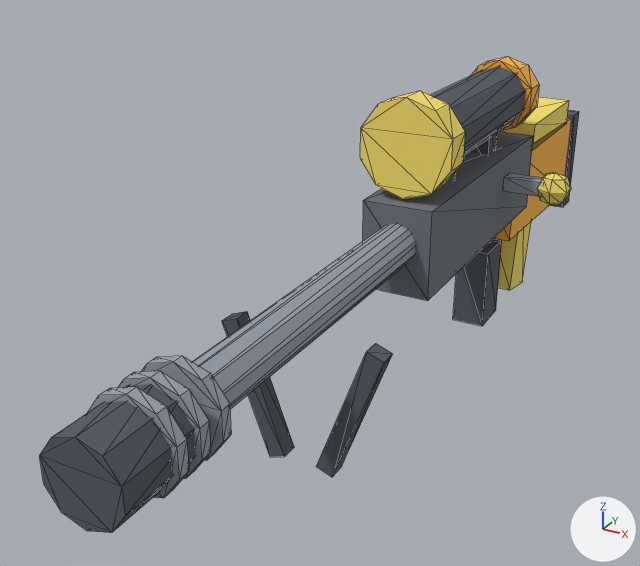
A saved change to the glTF model packages/client/public/models/weapons/weapon_sniper.glb.
One viewpoint serves both versions: a camera (50 mm lens) standing at (0.99, -3.22, 1.07) and looking at (-0.25, -0.97, -0.05). Every picture has the same lights, and +X, +Y and +Z are marked at lower right. The older version comes first. Mesh edges are drawn as thin lines. Vertices at exactly the same position are counted once.

In view in the first picture: 'weapon_sniper'.
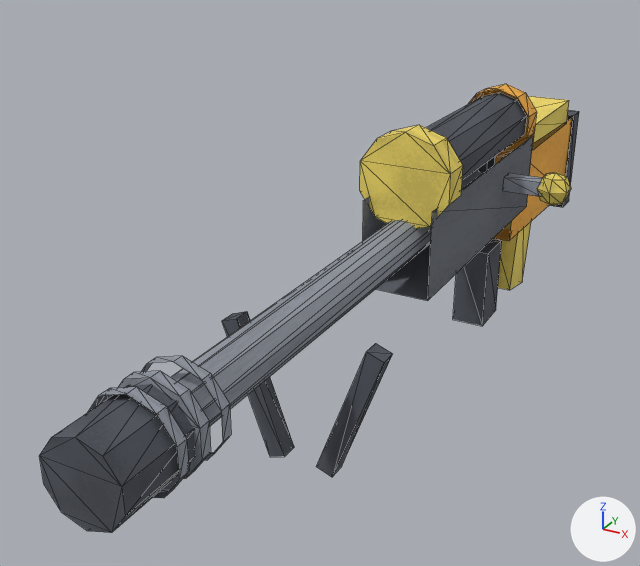
Boxes [x1, y1, x2, y2] around the edits, measured in the pictures (640 x 566 px):
```json
{"object": "weapon_sniper", "change": "reshaped", "before": [39, 56, 579, 533], "after": [39, 84, 579, 533]}
{"part": 1, "of": "me_weapon_sniper", "change": "rebuilt", "before": [472, 56, 539, 131], "after": [468, 84, 536, 158]}
{"part": 2, "of": "me_weapon_sniper", "change": "rebuilt", "before": [431, 66, 526, 155], "after": [426, 92, 526, 180]}
{"part": 3, "of": "me_weapon_sniper", "change": "rebuilt", "before": [445, 172, 456, 185], "on screen": "not visible afterwards"}
{"part": 4, "of": "me_weapon_sniper", "change": "cut back", "before": [88, 91, 573, 498], "after": [360, 125, 495, 229]}
```

Edits to the scene script, one JSON object a line:
```json
{"block": "me_weapon_sniper", "where": "# used by ob_weapon_sniper; location = (0.0, 0.0, 0.0)"}
{"op": "remove", "block": "me_weapon_sniper", "code": "me_weapon_sniper.from_pydata(...)  # 268 vertices, 456 faces; spans x -0.23..0.33, y -2.29..0.77, z -0.45..0.55"}
{"op": "add", "block": "me_weapon_sniper", "code": "me_weapon_sniper.from_pydata(...)  # 262 vertices, 320 faces; spans x -0.23..0.33, y -2.29..0.77, z -0.45..0.45"}
{"block": "me_weapon_sniper", "change": "me_weapon_sniper part 1: the loose piece of 20 vertices spanning x -0.12..0.12, y -0.09..0.01, z 0.27..0.53 is rebuilt with 20 vertices and now spans x -0.12..0.12, y -0.09..0.01, z 0.17..0.43"}
{"block": "me_weapon_sniper", "change": "me_weapon_sniper part 2: the loose piece of 20 vertices spanning x -0.1..0.1, y -0.85..-0.05, z 0.29..0.51 is rebuilt with 14 vertices and now spans x -0.1..0.1, y -0.85..-0.05, z 0.27..0.41"}
{"block": "me_weapon_sniper", "change": "me_weapon_sniper part 3: the loose piece of 8 vertices spanning x -0.05..0.05, y -0.69..-0.61, z 0.2..0.34 is rebuilt with 8 vertices and now spans x -0.05..0.05, y -0.69..-0.61, z 0.14..0.26"}
{"block": "me_weapon_sniper", "change": "me_weapon_sniper part 4"}
{"block": "me_weapon_sniper", "change": "20 vertices are removed from x -0.14..0.14, y -0.91..-0.21, z 0.2..0.55"}
{"block": "me_weapon_sniper", "change": "122 faces are deleted"}
{"block": "me_weapon_sniper", "change": "8 vertices move from x -0.14..0.14, y -0.91..-0.81, z 0.28..0.52 to x -0.14..0.14, y -0.91..-0.81, z 0.18..0.45"}
{"block": "me_weapon_sniper", "change": "20 vertices are added at x -0.14..0.14, y -0.91..-0.21, z 0.14..0.45"}
{"block": "me_weapon_sniper", "change": "30 new faces join them"}
{"block": "me_weapon_sniper", "change": "other edits to the shape of me_weapon_sniper do not show in these pictures"}
```
